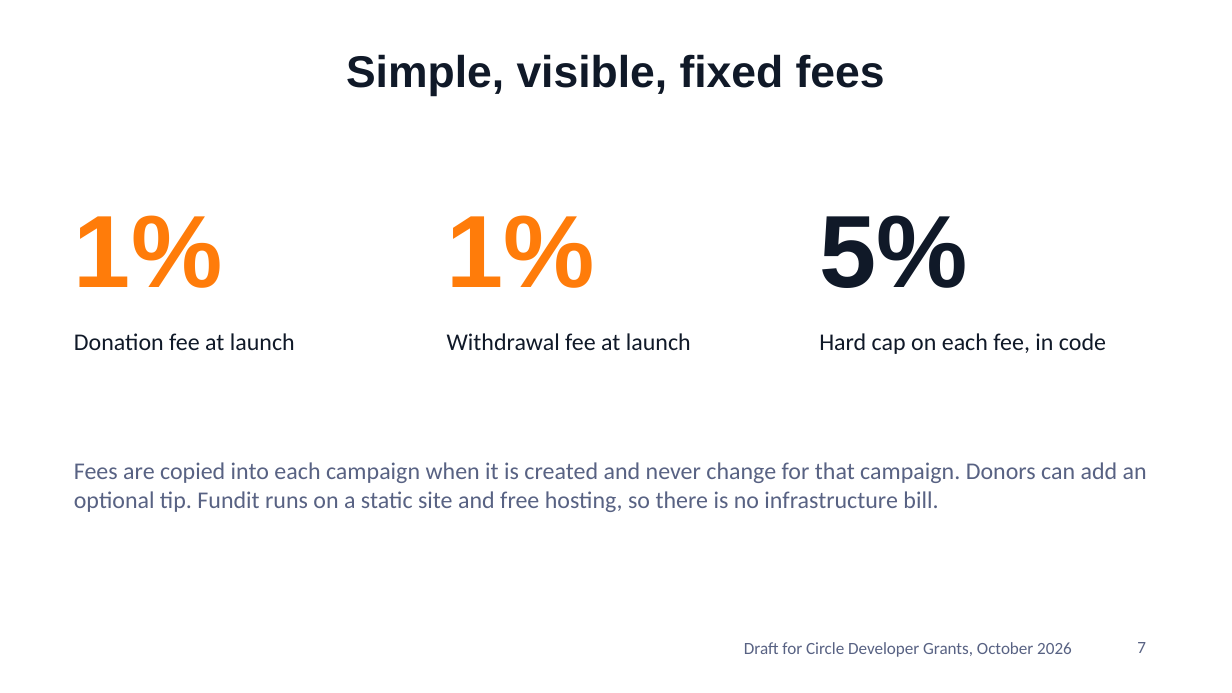
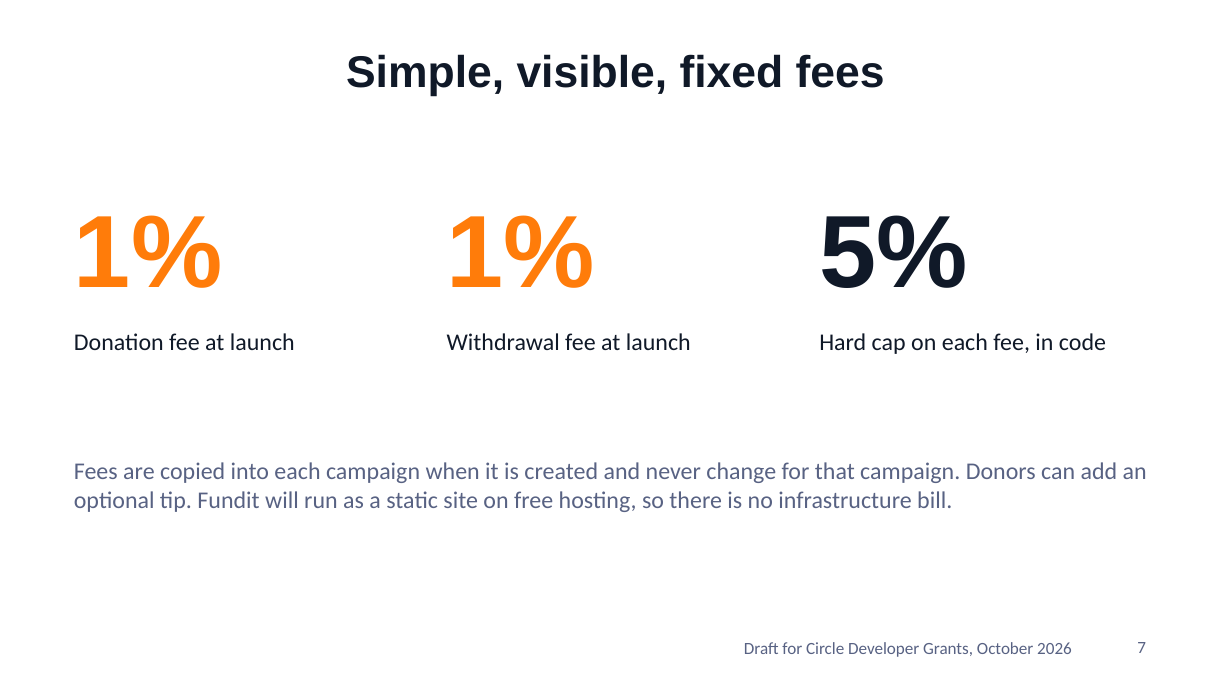
Before and after one commit to xanderslabs/Fundit, a slide deck: slide 7 of docs/fundit-pitch-deck.pptx. Drawn at 1232x693 pixels with LibreOffice and Linux fonts; fonts in the diff are those of the drawing; background and template pictures are left out. Boxes give left, top, right and bottom in pixels: in the first picture for what was removed or moved away, otherwise in the second. Text is boxed around its words. In the diff, an @@ line names an element or a change of style, - is before the commit and + after.

```diff
--- a/docs/fundit-pitch-deck.pptx
+++ b/docs/fundit-pitch-deck.pptx
@@ text at (74, 462, 1147, 512): text changed @@
-Fees are copied into each campaign when it is created and never change for that campaign. Donors can add an optional tip. Fundit runs on a static site and free hosting, so there is no infrastructure bill.
+Fees are copied into each campaign when it is created and never change for that campaign. Donors can add an optional tip. Fundit will run as a static site on free hosting, so there is no infrastructure bill.
```
Also in this commit, not shown: 5 other slides changed, 6 other files.
